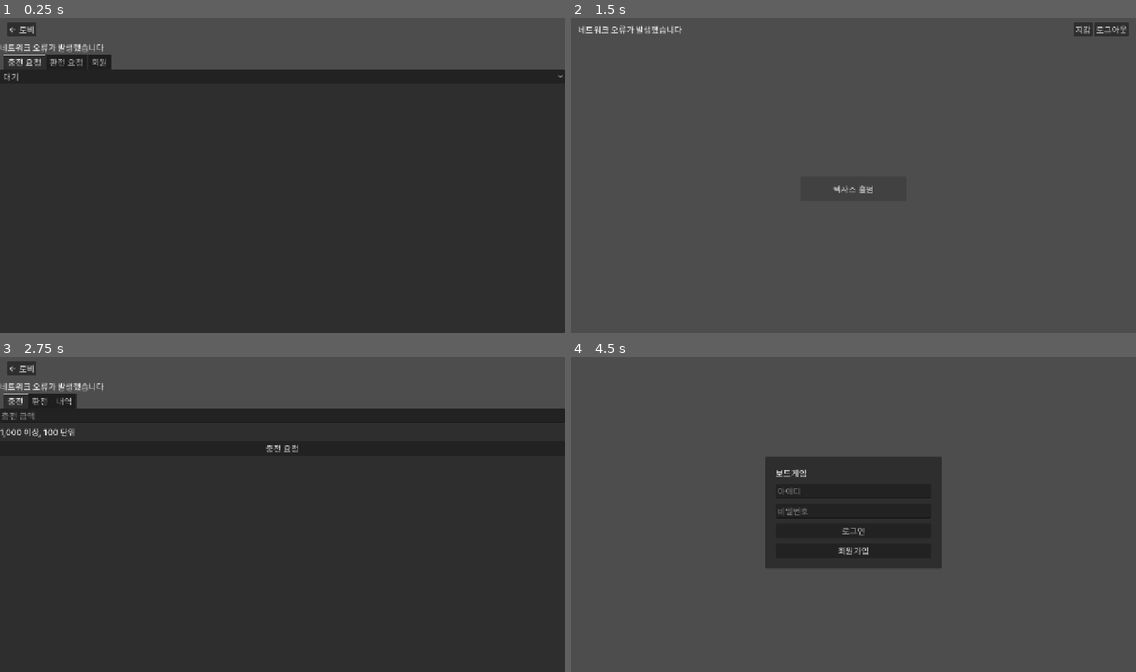
Above: before the commit, frames 1-4 (two rows, left to right).
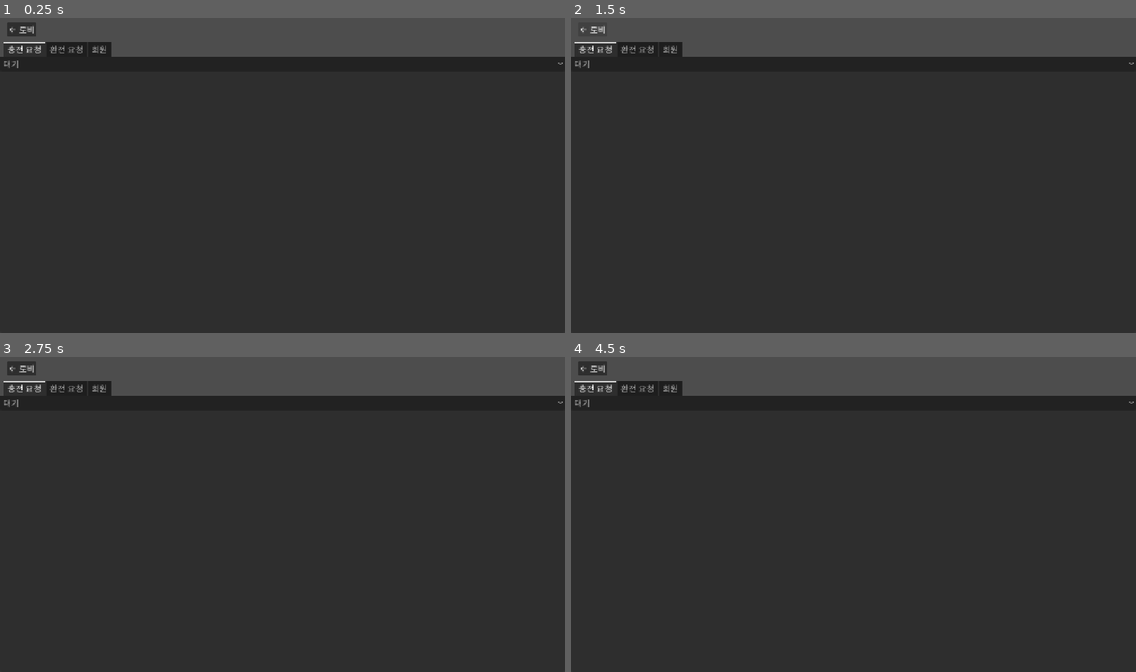
Above: after the commit, the same moments.

Repository: modify879/board-game-godot
Game: Godot game, scene res://admin/admin.tscn
The game is run twice, just before and just after one commit, with the same random seed, the same clock (stepped at 60 frames per second) and the same inputs. This scene is started directly instead of the project's main scene.
Inputs (mouse positions are in pixels of both pictures, inside the frame that each line leads up to):
- Up to frame 1 (0.25 s): no input
- Up to frame 2 (1.5 s): click "대기" at 0.5 s; click "← 로비" at 1.25 s
- Up to frame 3 (2.75 s): click (514, 369) at 2 s, where only the run before the commit has a clickable "지갑"
- Up to frame 4 (4.5 s): click (853, 448) at 2.75 s, where only the run before the commit has a clickable "충전 요청"; click "← 로비" at 3.5 s; click (1113, 369) at 4.25 s, where only the run before the commit has a clickable "로그아웃"

The runs differ from the first frame. In frame 1, 4.2% of the frame differs, in the area x 0-100%, y 7-20%; in frame 2, 88%, in the area x 0-100%, y 1-100%; in frame 3, 4.9%; in frame 4, 78%.
Error after the commit: Parse Error: Cannot find member "STATUS_TEXT" in base "res://lobby/wallet.gd". (res://admin/admin.gd:164)

Commit message:
fix(lobby): 확정 실패 뒤에는 새 멱등 키로 다시 요청한다

Diff:
--- a/lobby/wallet.gd
+++ b/lobby/wallet.gd
@@ -15,7 +15,6 @@
 const DEPOSIT := 0
 const WITHDRAW := 1
 const LEDGER := 2
-const STATUS_TEXT := {"PENDING": "대기", "APPROVED": "승인", "REJECTED": "거절", "CANCELED": "취소"}
 
 @onready var back_button: Button = %BackButton
 @onready var balance_label: Label = %BalanceLabel
@@ -136,7 +135,7 @@
 		var row := HBoxContainer.new()
 		row.add_child(Rows.label(Format.time(item.requestedAt)))
 		row.add_child(Rows.label("%s원" % Format.comma(int(item.requestedAmount)), true))
-		var status: String = STATUS_TEXT.get(item.status, item.status)
+		var status: String = Format.request_status(item.status)
 		if item.status == "APPROVED" and item.creditedAmount != null:
 			status += " (%s)" % Format.comma(int(item.creditedAmount))
 		elif item.status == "REJECTED" and item.rejectionReason != null:
@@ -159,7 +158,7 @@
 		row.add_child(Rows.label(Format.time(item.requestedAt)))
 		row.add_child(Rows.label("%s원" % Format.comma(int(item.amount))))
 		row.add_child(Rows.label("%s %s" % [item.bankName, item.accountNumber], true))
-		var status: String = STATUS_TEXT.get(item.status, item.status)
+		var status: String = Format.request_status(item.status)
 		if item.status == "REJECTED" and item.rejectionReason != null:
 			status += " (%s)" % item.rejectionReason
 		row.add_child(Rows.label(status))
@@ -233,7 +232,7 @@
 	_set_busy(false)
 	deposit_button.disabled = false
 	if not r.ok:
-		if r.error == "IDEMPOTENCY_KEY_REUSED":
+		if r.status >= 400 and r.status < 500 and r.error != "IDEMPOTENCY_KEY_CONFLICT": # 확정 실패(4xx)면 새 키, 결과를 모르는 실패(0·5xx)는 재시도용으로 유지 — CONFLICT 는 같은 키 요청이 아직 처리 중이라 키를 바꾸면 요청이 두 번 생긴다
 			_new_deposit_key()
 		_show_error(r.error)
 		return
@@ -267,7 +266,7 @@
 	_set_busy(false)
 	withdraw_button.disabled = false
 	if not r.ok:
-		if r.error == "IDEMPOTENCY_KEY_REUSED":
+		if r.status >= 400 and r.status < 500 and r.error != "IDEMPOTENCY_KEY_CONFLICT": # 확정 실패(4xx)면 새 키, 결과를 모르는 실패(0·5xx)는 재시도용으로 유지 — CONFLICT 는 같은 키 요청이 아직 처리 중이라 키를 바꾸면 요청이 두 번 생긴다
 			_new_withdraw_key()
 		_show_error(r.error)
 		return
